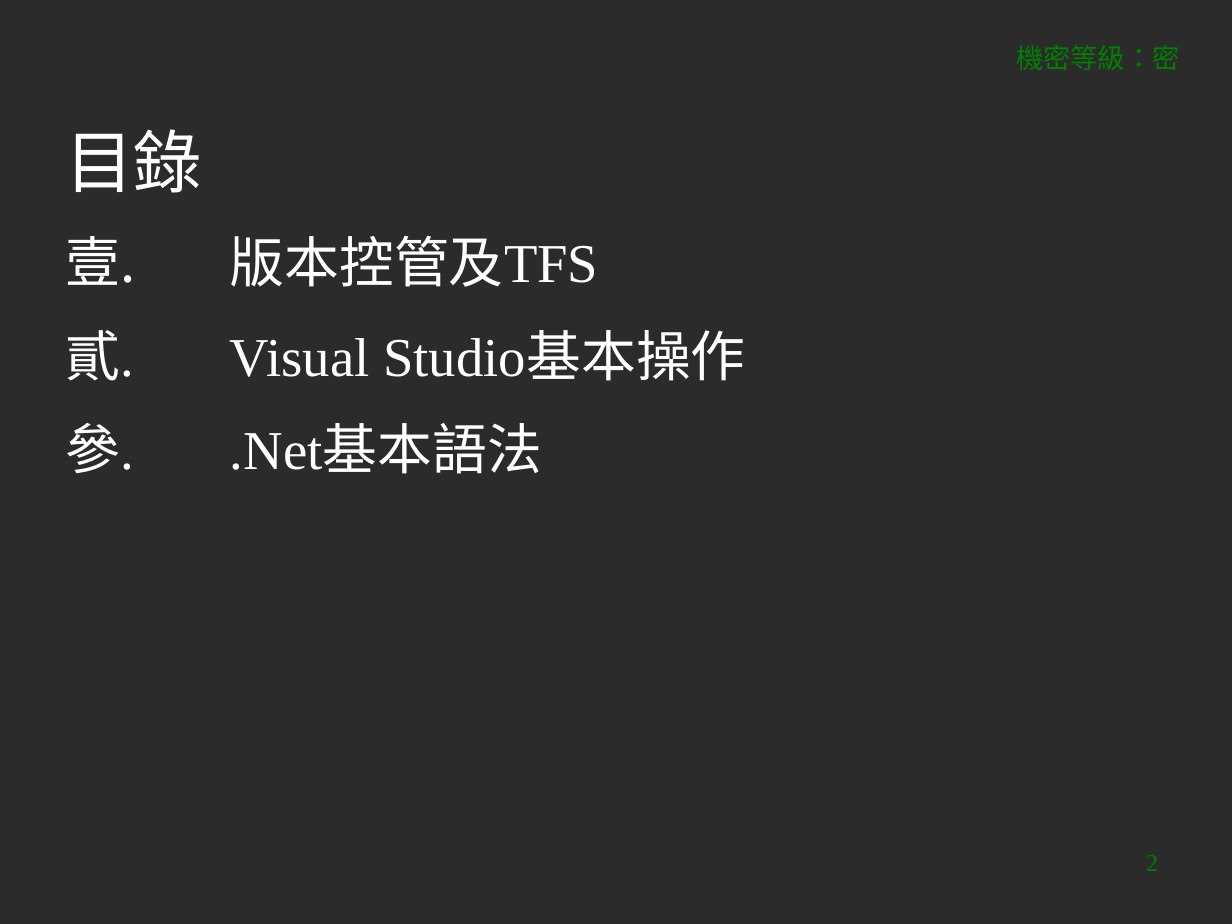
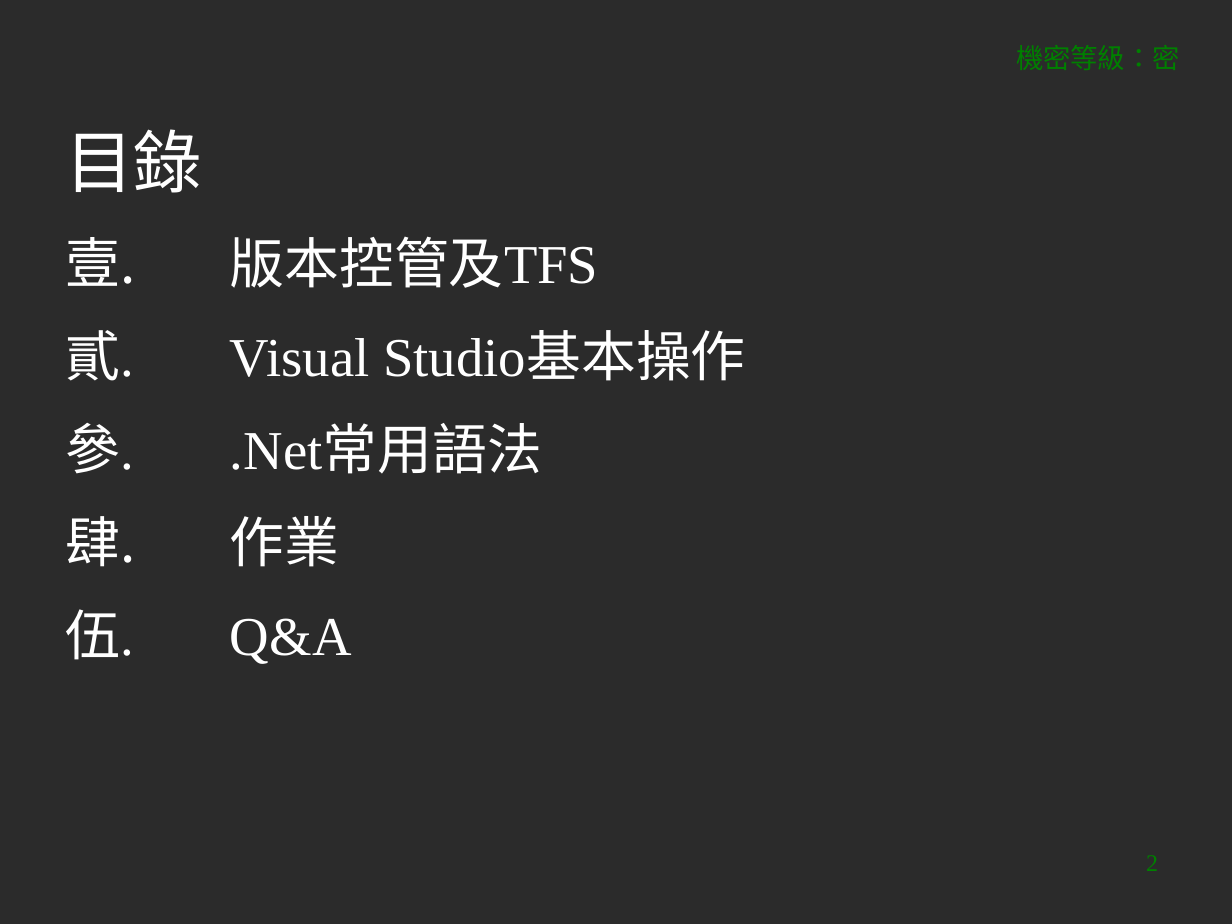
Before and after one commit to YiChiLin/TrainingPackage, a slide deck: slide 2 of 簡報及DB/.Net開發環境.pptx. Drawn at 1232x924 pixels with LibreOffice and Linux fonts; fonts in the diff are those of the drawing; background and template pictures are left out; a plain dark background stands for a picture behind light text. Boxes give left, top, right and bottom in pixels: in the first picture for what was removed or moved away, otherwise in the second. Text is boxed around its words. In the diff, an @@ line names an element or a change of style, - is before the commit and + after.

Commit message:
update ppt

```diff
--- a/簡報及DB/.Net開發環境.pptx
+++ b/簡報及DB/.Net開發環境.pptx
@@ text at (x1=230, y1=426, x2=542, y2=664): text changed @@
-3. .Net基本語法
+3. .Net常用語法
+4. 作業
+5. Q&A
```
Also in this commit, not shown: 1 other slide changed, 2 slides added, 1 other file.
